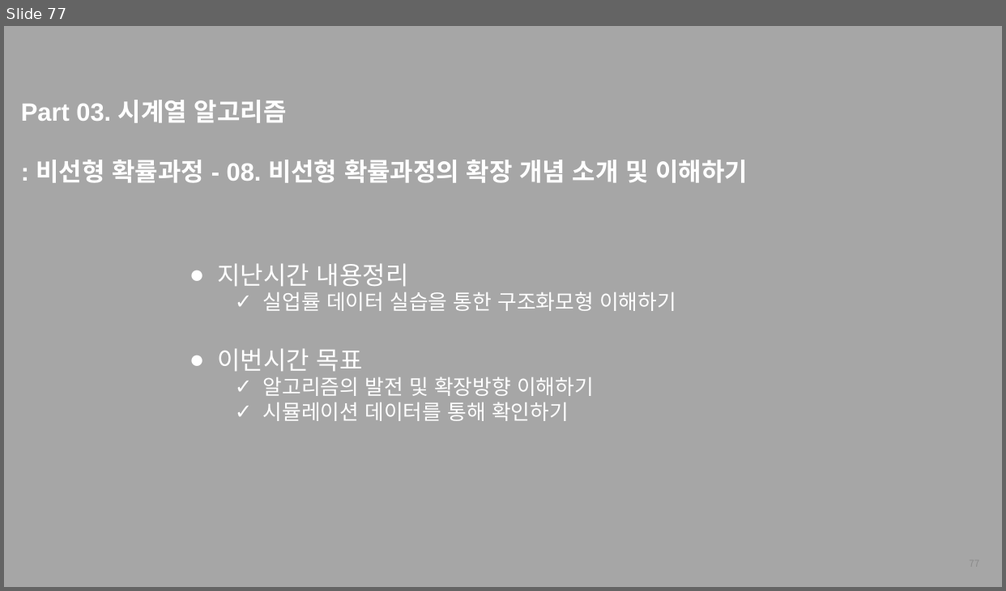
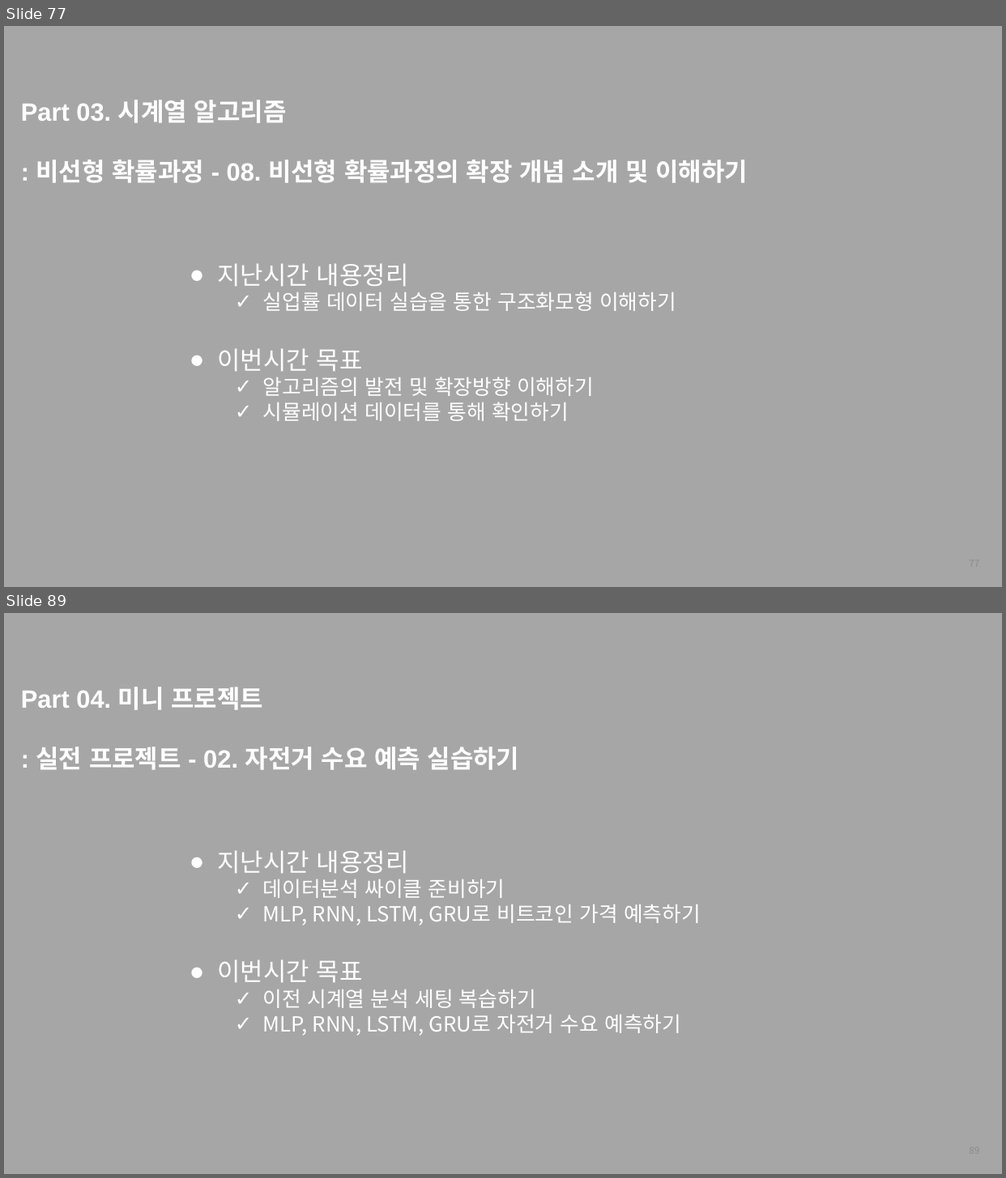
Before and after one commit to thekimk/All-About-Time-Series-Analysis, a slide deck: [FastCampus] 커리큘럼_김경원박사.pptx. Shown one above the other, each under a label of ours: slide 77 before the commit, slides 77 and 89 after it; the slides between them are not shown. The pictures are 1006x591 and 1006x1178 pixels, drawn with LibreOffice and Linux fonts; fonts in the diff are those of the drawing; background and template pictures are left out. Boxes give left, top, right and bottom in pixels: in the first picture for what was removed or moved away, otherwise in the second. Text is boxed around its words. In the diff, an @@ line names an element or a change of style, - is before the commit and + after.

```diff
--- a/[FastCampus] 커리큘럼_김경원박사.pptx
+++ b/[FastCampus] 커리큘럼_김경원박사.pptx
@@ slide 89 added at [4,613,1002,1174], background #A6A6A6 @@
@@ text added at [21,687,520,770], 24 pt, text #FFFFFF, bold @@
+Part 04. 미니 프로젝트
+: 실전 프로젝트 - 02. 자전거 수요 예측 실습하기
@@ text added at [218,850,701,1036], 20 pt, text #FFFFFF @@
+● 지난시간 내용정리
+  ✓ 데이터분석 싸이클 준비하기
+  ✓ MLP, RNN, LSTM, GRU로 비트코인 가격 예측하기
+● 이번시간 목표
+  ✓ 이전 시계열 분석 세팅 복습하기
+  ✓ MLP, RNN, LSTM, GRU로 자전거 수요 예측하기
@@ page number added at [756,1136,988,1166], 9 pt, text #8C8C8C @@
+89
```
Also in this commit, not shown: 12 other slides added, 2 other files.
